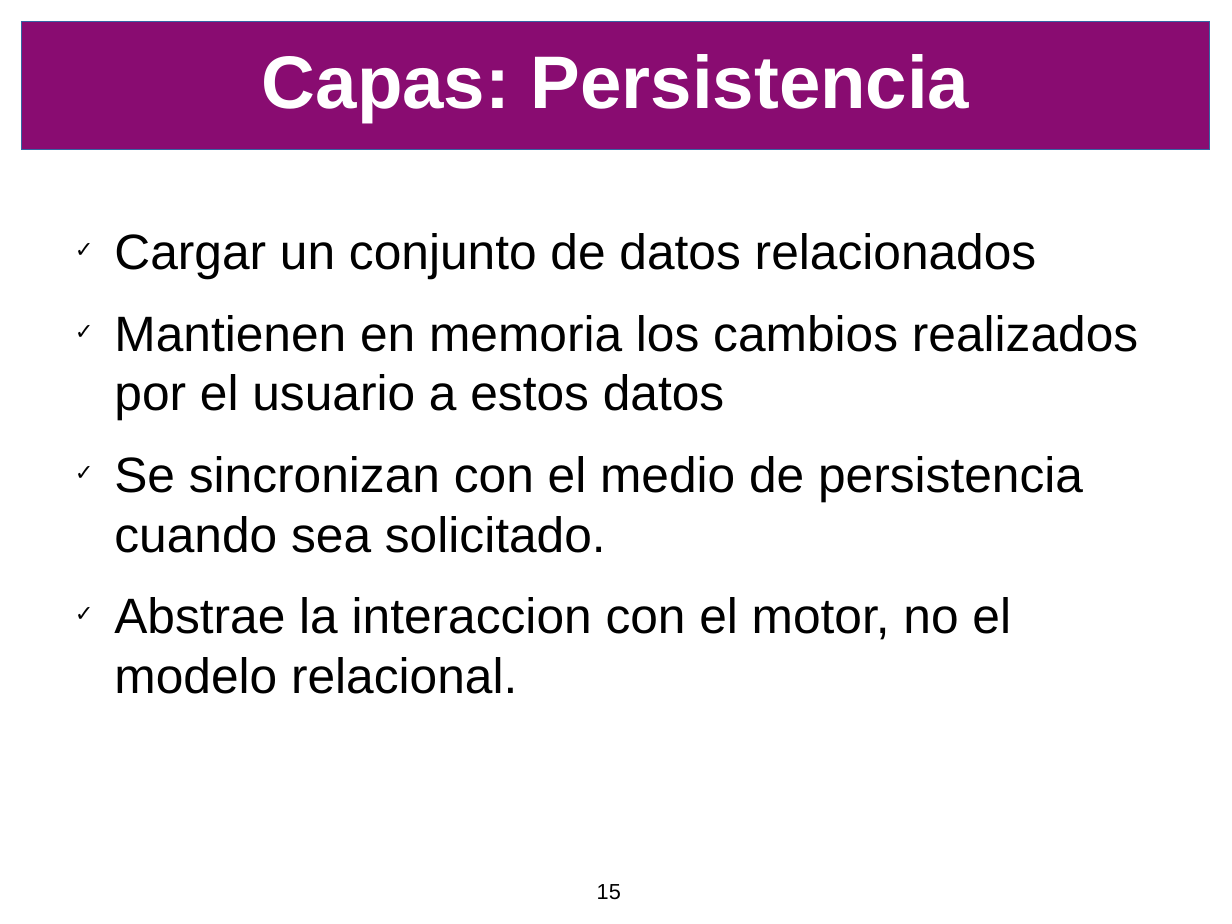
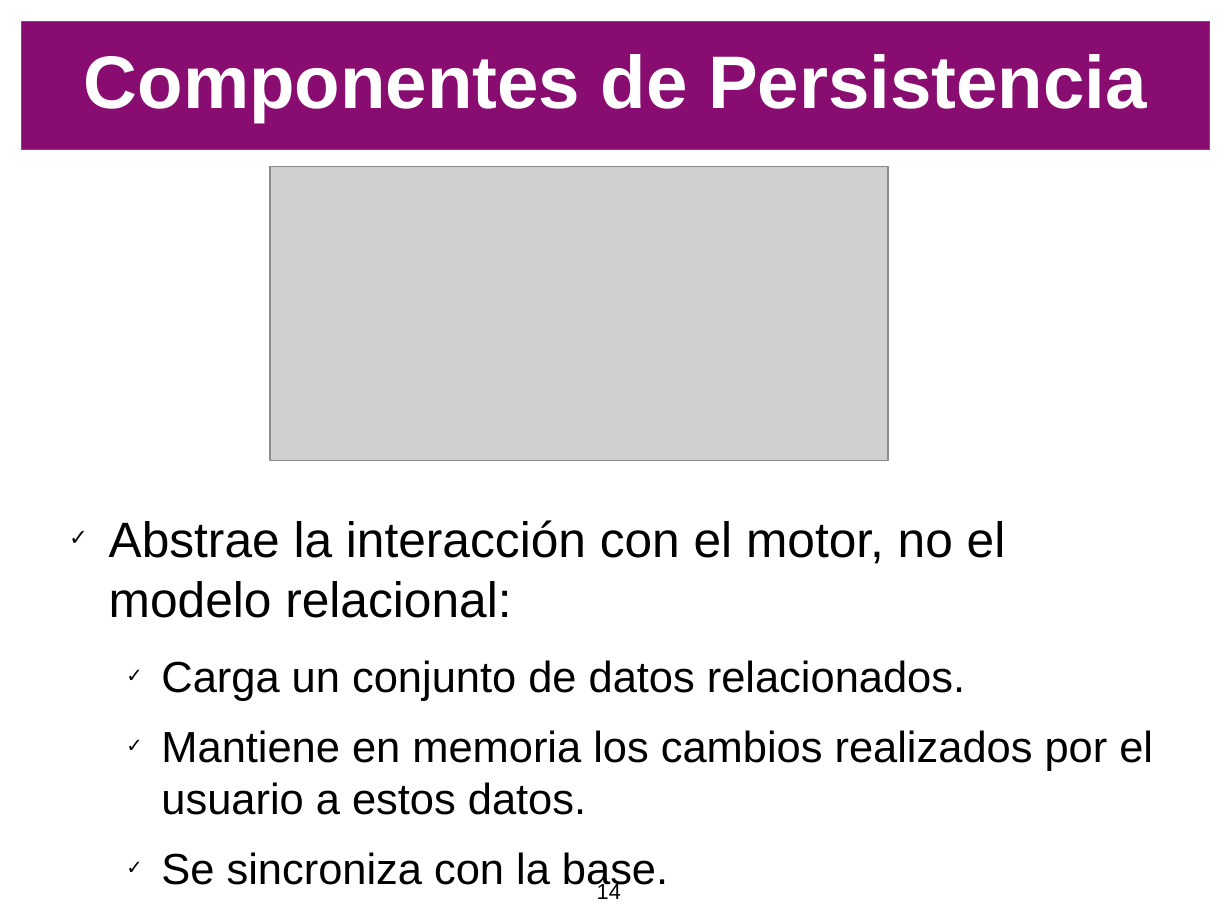
Before and after one commit to SIU-Toba/framework, a slide deck: slide 14 of doc/presentacion/CafeConf2006.odp (slide 15 before the commit). Drawn at 1232x924 pixels with LibreOffice and Linux fonts; fonts in the diff are those of the drawing; grey boxes stand for pictures; background and template pictures are left out. Boxes give left, top, right and bottom in pixels: in the first picture for what was removed or moved away, otherwise in the second. Text is boxed around its words. In the diff, an @@ line names an element or a change of style, - is before the commit and + after.

```diff
--- a/doc/presentacion/CafeConf2006.odp
+++ b/doc/presentacion/CafeConf2006.odp
@@ title at bbox=[84, 54, 1147, 123]: text changed @@
-Capas: Persistencia
+Componentes de Persistencia
@@ picture added at bbox=[271, 167, 889, 462] @@
@@ text at bbox=[109, 520, 1153, 893]: text changed; size 32 to 28 pt @@
-✓ Cargar un conjunto de datos relacionados
-✓ Mantienen en memoria los cambios realizados por el usuario a estos datos
-✓ Se sincronizan con el medio de persistencia cuando sea solicitado.
-✓ Abstrae la interaccion con el motor, no el modelo relacional.
+✓ Abstrae la interacción con el motor, no el modelo relacional:
+  ✓ Carga un conjunto de datos relacionados.
+  ✓ Mantiene en memoria los cambios realizados por el usuario a estos datos.
+  ✓ Se sincroniza con la base.
@@ page number at bbox=[597, 882, 621, 899]: text changed @@
-15
+14
```
Also in this commit, not shown: 13 other slides changed, 4 slides added, 1 slide removed, 2 other files.
